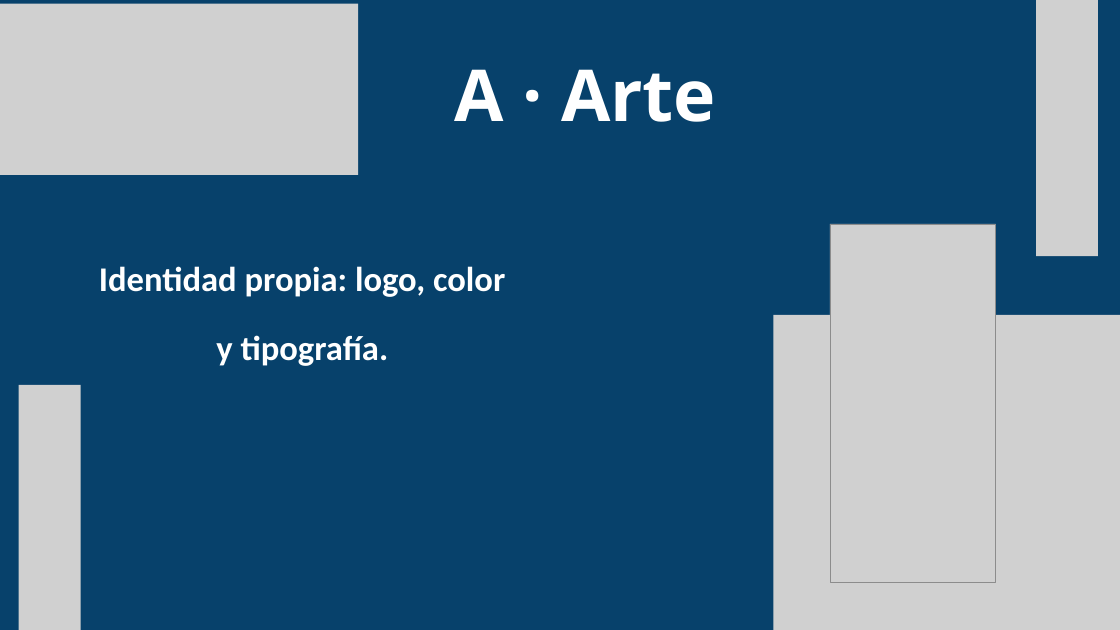
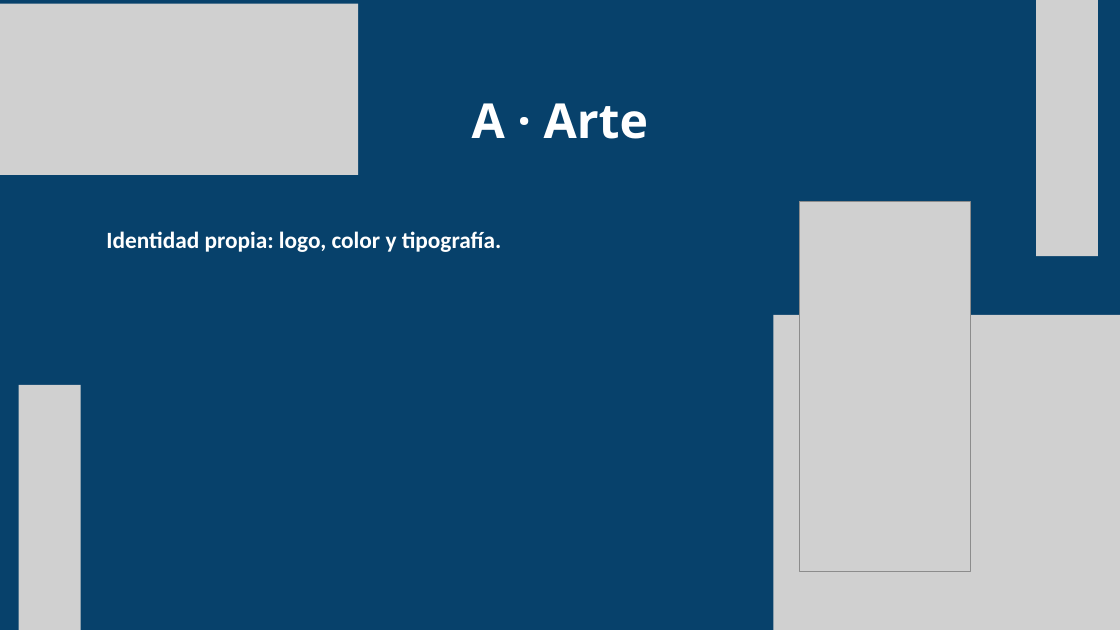
Before and after one commit to ejercitopalomazi9111-arch/mazi-central, a slide deck: slide 17 of fadori/presentacion/Fadori-STEAM.pptx. Drawn at 1120x630 pixels with LibreOffice and Linux fonts; fonts in the diff are those of the drawing; grey boxes stand for pictures. Boxes give left, top, right and bottom in pixels: in the first picture for what was removed or moved away, otherwise in the second. Text is boxed around its words. In the diff, an @@ line names an element or a change of style, - is before the commit and + after.

```diff
--- a/fadori/presentacion/Fadori-STEAM.pptx
+++ b/fadori/presentacion/Fadori-STEAM.pptx
@@ text "A · Arte" moved from (x1=454, y1=69, x2=716, y2=122) to (x1=472, y1=103, x2=648, y2=139) @@
@@ text "A · Arte" at (x1=472, y1=103, x2=648, y2=139): size 92 to 62 pt @@
@@ text "Identidad propia: logo, color y ..." moved from (x1=99, y1=266, x2=505, y2=366) to (x1=106, y1=231, x2=502, y2=252) @@
@@ text "Identidad propia: logo, color y ..." at (x1=106, y1=231, x2=502, y2=252): size 44.5 to 30 pt; alignment centre to left @@
@@ picture resized from (x1=830, y1=224, x2=996, y2=582) to (x1=800, y1=202, x2=970, y2=571) @@
```
Also in this commit, not shown: 18 other slides changed, 5 other files.
